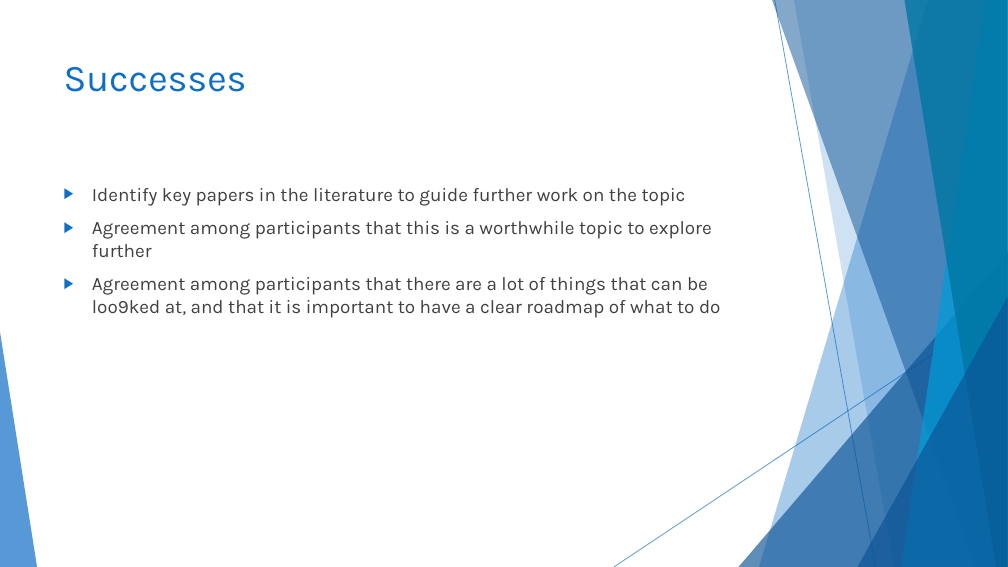
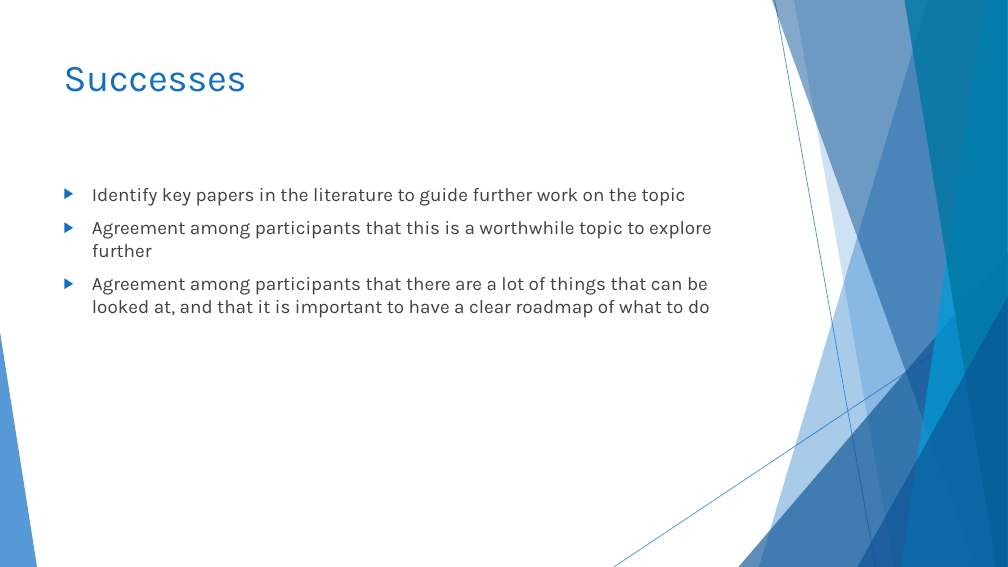
Before and after one commit to TESA-workshops/sim-make-a-world, a slide deck: slide 6 of TESA_Simulation_Workshop_2021_Breakout_Report_Make_a_World.pptx. Drawn at 1008x567 pixels with LibreOffice and Linux fonts; fonts in the diff are those of the drawing. Boxes give left, top, right and bottom in pixels: in the first picture for what was removed or moved away, otherwise in the second. Text is boxed around its words. In the diff, an @@ line names an element or a change of style, - is before the commit and + after.

Commit message:
minor text edit

```diff
--- a/TESA_Simulation_Workshop_2021_Breakout_Report_Make_a_World.pptx
+++ b/TESA_Simulation_Workshop_2021_Breakout_Report_Make_a_World.pptx
@@ text at (x1=92, y1=277, x2=710, y2=318): text changed @@
-▶ Agreement among participants that there are a lot of things that can be loo9ked at, and that it is important to have a clear roadmap of what to do
+▶ Agreement among participants that there are a lot of things that can be looked at, and that it is important to have a clear roadmap of what to do
```
